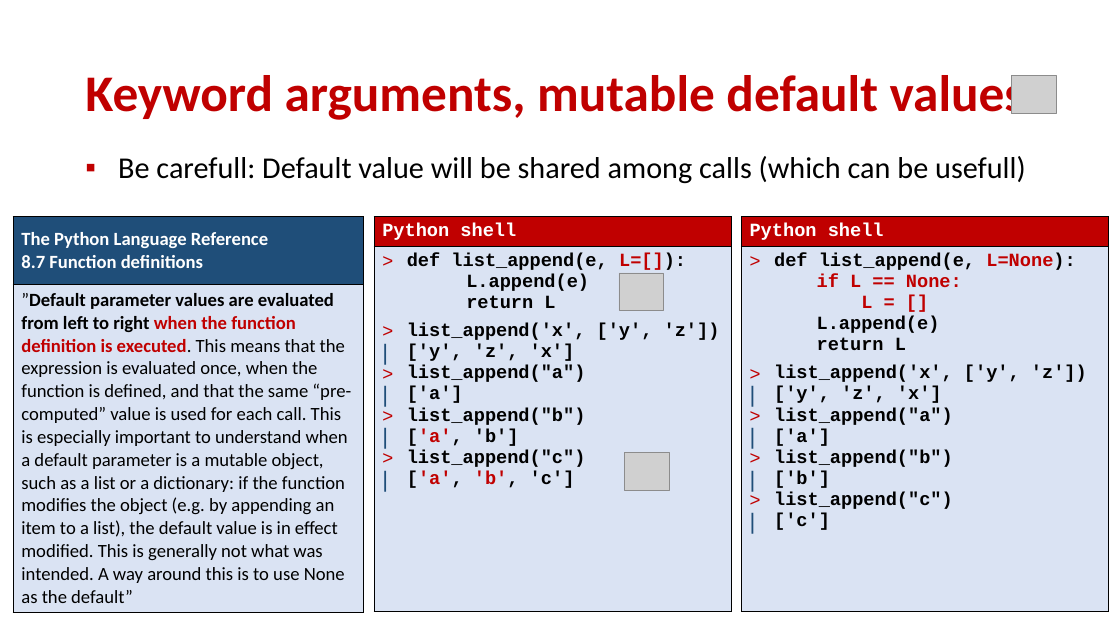
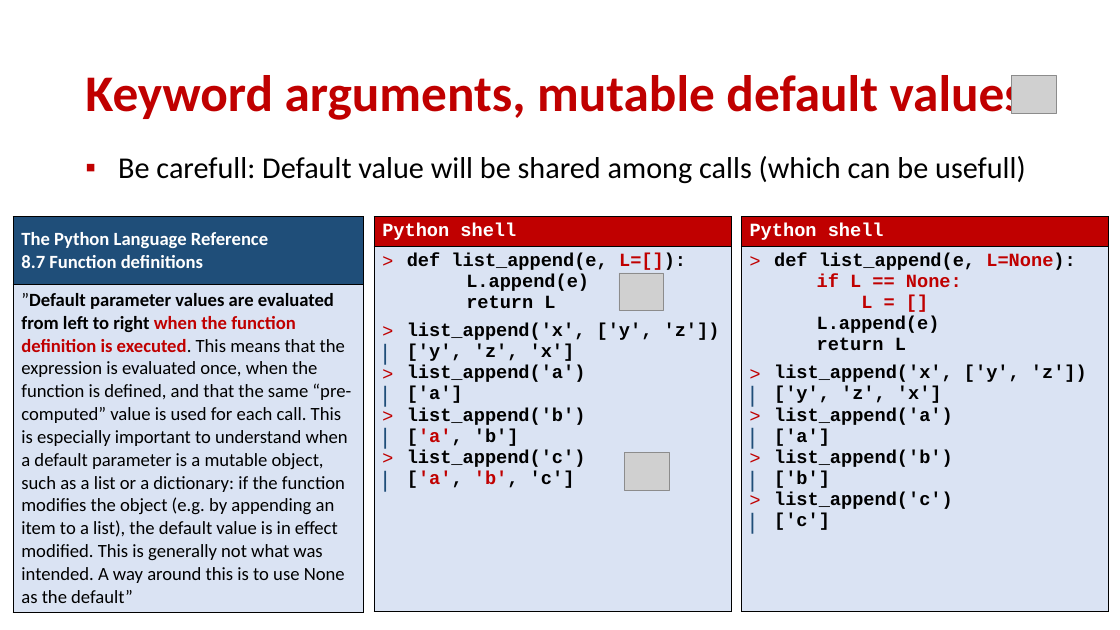
Before and after one commit to gsbrodal/gsbrodal.github.io, a slide deck: slide 18 of ipsa/slides/functions.pptx. Drawn at 1120x630 pixels with LibreOffice and Linux fonts; fonts in the diff are those of the drawing; grey boxes stand for pictures. Boxes give left, top, right and bottom in pixels: in the first picture for what was removed or moved away, otherwise in the second. Text is boxed around its words. In the diff, an @@ line names an element or a change of style, - is before the commit and + after.

```diff
--- a/ipsa/slides/functions.pptx
+++ b/ipsa/slides/functions.pptx
@@ table at [374,216,731,612] @@
@@ row 2, column 1: "def list_append(e, L=[]): / L.append(e) / return L / list_append('x', ['y', 'z']) / ['y', 'z', 'x'] / list_append("a") / ['a'] / list_append("b") / ['a', 'b'] / list_append("c") / ['a', 'b', 'c']" to "def list_append(e, L=[]): / L.append(e) / return L / list_append('x', ['y', 'z']) / ['y', 'z', 'x'] / list_append('a') / ['a'] / list_append('b') / ['a', 'b'] / list_append('c') / ['a', 'b', 'c']" @@
@@ table at [741,216,1108,612] @@
@@ row 2, column 1: "def list_append(e, L=None): / if L == None: / L = [] / L.append(e) / return L / list_append('x', ['y', 'z']) / ['y', 'z', 'x'] / list_append("a") / ['a'] / list_append("b") / ['b'] / list_append("c") / ['c']" to "def list_append(e, L=None): / if L == None: / L = [] / L.append(e) / return L / list_append('x', ['y', 'z']) / ['y', 'z', 'x'] / list_append('a') / ['a'] / list_append('b') / ['b'] / list_append('c') / ['c']" @@
```
Also in this commit, not shown: 8 other slides changed, 4 other files.
